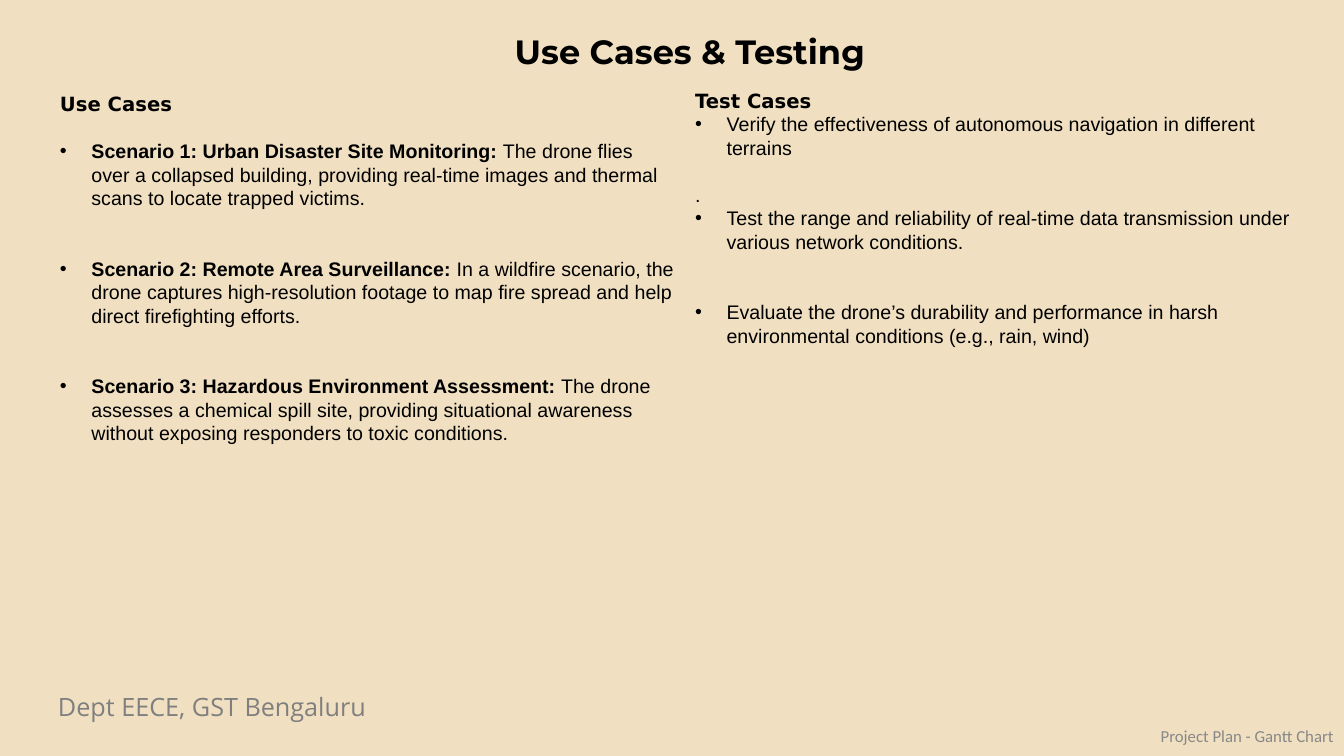
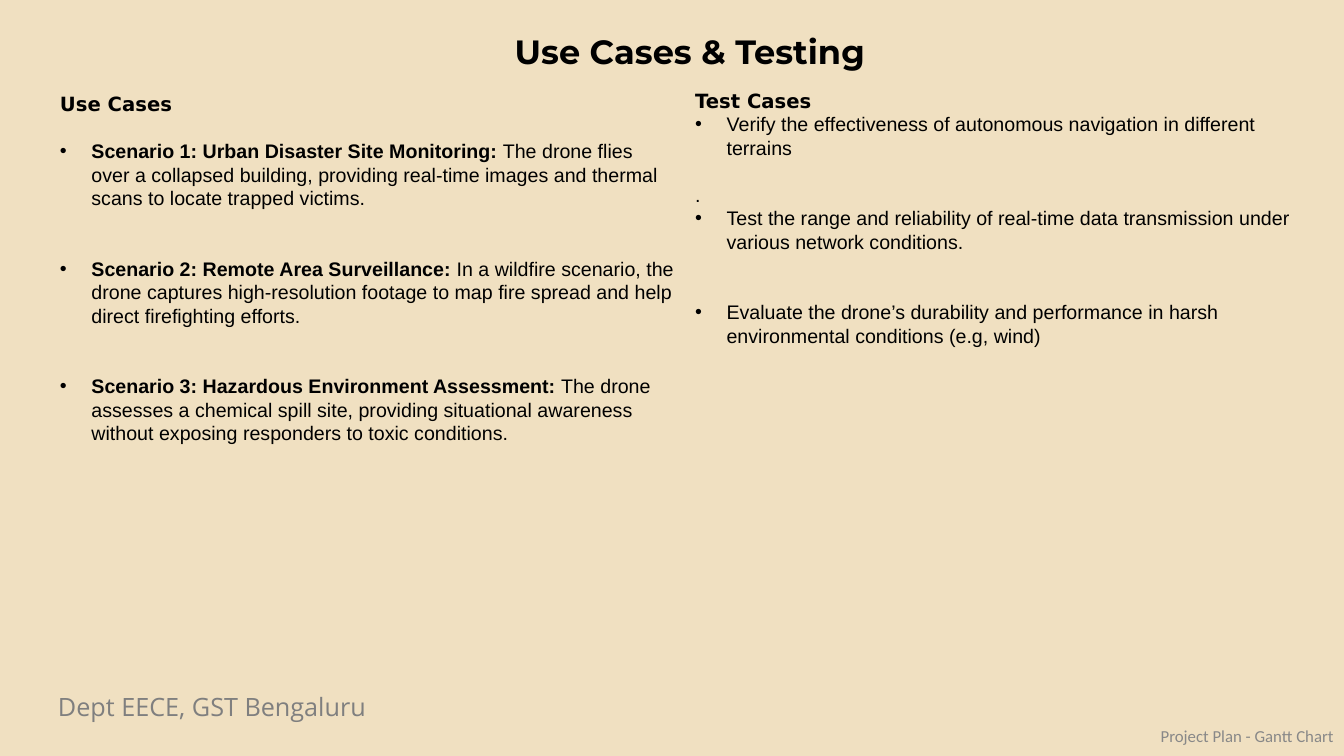
Before and after one commit to KJ-Sagar/Capstone-Project, a slide deck: slide 7 of Updated_Emergency_Drone_Presentation.pptx (slide 6 before the commit). Drawn at 1344x756 pixels with LibreOffice and Linux fonts; fonts in the diff are those of the drawing; background and template pictures are left out. Boxes give left, top, right and bottom in pixels: in the first picture for what was removed or moved away, otherwise in the second. Text is boxed around its words. In the diff, an @@ line names an element or a change of style, - is before the commit and + after.

```diff
--- a/Updated_Emergency_Drone_Presentation.pptx
+++ b/Updated_Emergency_Drone_Presentation.pptx
@@ text at (x1=727, y1=304, x2=1218, y2=347): text changed @@
-• Evaluate the drone’s durability and performance in harsh environmental conditions (e.g., rain, wind)
+• Evaluate the drone’s durability and performance in harsh environmental conditions (e.g, wind)
```
Also in this commit, not shown: 5 other slides changed, 5 slides added, 2 slides removed, 3 other files.
